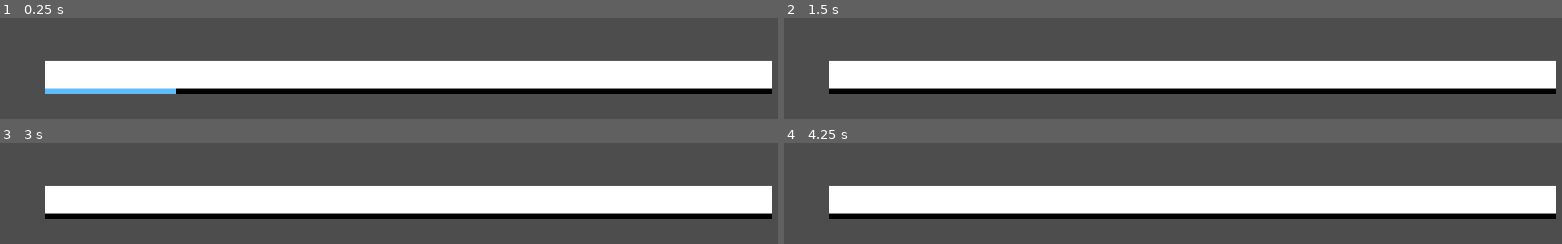
Above: before the commit, frames 1-4 (two rows, left to right).
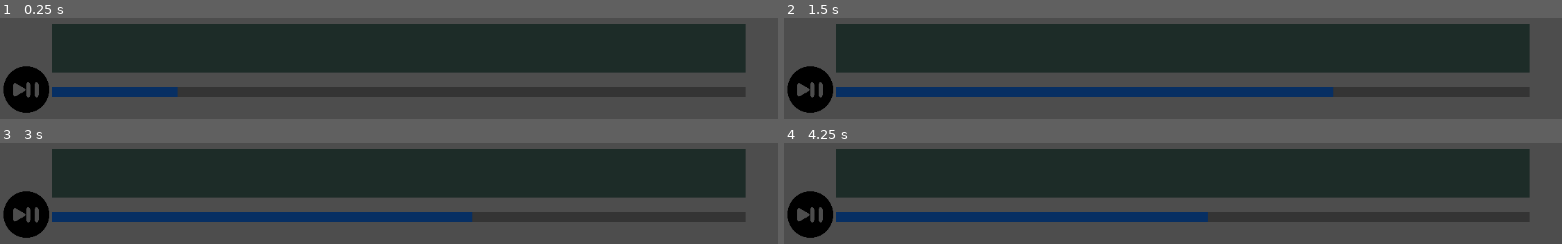
Above: after the commit, the same moments.

Repository: liddyjacob/MetroBeat
Game: Godot game, scene res://AudioTool.tscn
Two runs of this game, one before a commit and one after it. Both use one fixed random seed, a clock stepped at 60 frames per second and the inputs below. Sound files missing from this copy of the repository are replaced by a short silence.
Inputs (mouse positions are in pixels of both pictures, inside the frame that each line leads up to):
- Up to frame 1 (0.25 s): no input
- Up to frame 2 (1.5 s): click (807, 89) at 0.52 s; click (807, 89) at 1.27 s
- Up to frame 3 (3 s): click (23, 214) at 2.02 s; move the mouse to (412, 216) at 2.77 s; click (412, 216) at 2.92 s
- Up to frame 4 (4.25 s): move the mouse to (830, 215) at 3.52 s; click (830, 215) at 3.67 s

The runs differ from the first frame. In frame 1, 68% of the frame differs, in the area x 0-100%, y 5-95%; in frame 2, 68%; in frame 3, 68%; in frame 4, 68%.

Commit message:
Playback tools are working

Diff:
--- a/Audio Labeler Tool/Scripts/Boundry.gd
+++ b/Audio Labeler Tool/Area.gd
@@ -1,4 +1,4 @@
-extends CollisionShape2D
+extends Area2D
 
 
 # Called when the node enters the scene tree for the first time.
@@ -9,3 +9,8 @@
 # Called every frame. 'delta' is the elapsed time since the previous frame.
 func _process(delta):
 	pass
+
+
+func _on_input_event(viewport, event, shape_idx):
+	print("hello")
+	pass # Replace with function body.
--- a/Audio Labeler Tool/AudioTool.tscn
+++ b/Audio Labeler Tool/AudioTool.tscn
@@ -1,56 +1,34 @@
 [gd_scene load_steps=6 format=3 uid="uid://bswdt37cao7km"]
 
+[ext_resource type="Script" path="res://Scripts/AudioTool.gd" id="1_ku2tb"]
 [ext_resource type="AudioStream" uid="uid://7ee0d7qwvm17" path="res://music/JPEGMAFIA - I LAY DOWN MY LIFE FOR YOU/JPEGMAFIA - I LAY DOWN MY LIFE FOR YOU - 11 either on or off the drugs.mp3" id="1_omat1"]
-[ext_resource type="Script" path="res://Scripts/Progress.gd" id="2_4u6df"]
-[ext_resource type="Script" path="res://Progress Zone.gd" id="2_d8n4u"]
-[ext_resource type="Script" path="res://Scripts/Boundry.gd" id="3_77bms"]
+[ext_resource type="PackedScene" uid="uid://0hgyip1on0pg" path="res://play_pause.tscn" id="2_m00vf"]
+[ext_resource type="PackedScene" uid="uid://cklc8u1chvdes" path="res://progress_bar.tscn" id="2_yu2ge"]
+[ext_resource type="PackedScene" uid="uid://dfokk1io5qoar" path="res://wave_form.tscn" id="4_3acmf"]
 
-[sub_resource type="RectangleShape2D" id="RectangleShape2D_aq7p0"]
-size = Vector2(1048, 20)
+[node name="AudioTool" type="Node2D"]
+script = ExtResource("1_ku2tb")
 
-[node name="AudioTool" type="Control"]
-layout_mode = 3
-anchors_preset = 15
-anchor_right = 1.0
-anchor_bottom = 1.0
-offset_top = -1.0
-offset_bottom = -1.0
-grow_horizontal = 2
-grow_vertical = 2
+[node name="ProgressBar" parent="." instance=ExtResource("2_yu2ge")]
+offset_left = 75.0
+offset_top = 602.0
+offset_right = 1075.0
+offset_bottom = 615.0
+
+[node name="PlayPause" parent="." instance=ExtResource("2_m00vf")]
+offset_left = 5.0
+offset_top = 572.0
+offset_right = 74.0
+offset_bottom = 640.0
+
+[node name="WaveForm" parent="." instance=ExtResource("4_3acmf")]
+offset_left = 75.0
+offset_top = 511.0
+offset_right = 75.0
+offset_bottom = 511.0
 
 [node name="MusicPlayer" type="AudioStreamPlayer2D" parent="."]
 stream = ExtResource("1_omat1")
 autoplay = true
 
-[node name="Progress Zone" type="Area2D" parent="MusicPlayer"]
-script = ExtResource("2_d8n4u")
-
-[node name="ProgressBackground" type="ColorRect" parent="MusicPlayer/Progress Zone"]
-offset_left = 65.0
-offset_top = 604.0
-offset_right = 1113.0
-offset_bottom = 613.0
-color = Color(0, 0, 0, 1)
-
-[node name="Progress" type="ColorRect" parent="MusicPlayer/Progress Zone"]
-offset_left = 65.0
-offset_top = 604.0
-offset_right = 65.0
-offset_bottom = 613.0
-color = Color(0.384314, 0.733333, 1, 1)
-script = ExtResource("2_4u6df")
-
-[node name="Boundry" type="CollisionShape2D" parent="MusicPlayer/Progress Zone"]
-position = Vector2(589, 609)
-shape = SubResource("RectangleShape2D_aq7p0")
-script = ExtResource("3_77bms")
-
-[node name="WaveForm" type="ColorRect" parent="MusicPlayer"]
-offset_left = 65.0
-offset_top = 565.0
-offset_right = 1113.0
-offset_bottom = 605.0
-
-[connection signal="input_event" from="MusicPlayer/Progress Zone" to="MusicPlayer/Progress Zone" method="_on_input_event"]
-[connection signal="gui_input" from="MusicPlayer/Progress Zone/ProgressBackground" to="MusicPlayer/Progress Zone/Progress" method="_on_progress_background_gui_input"]
-[connection signal="gui_input" from="MusicPlayer/Progress Zone/Progress" to="MusicPlayer/Progress Zone/Progress" method="_on_gui_input"]
+[connection signal="finished" from="MusicPlayer" to="." method="_on_music_player_finished"]
--- /dev/null
+++ b/Audio Labeler Tool/Scripts/AudioTool.gd
@@ -0,0 +1,35 @@
+extends Node2D
+
+var playback_position = 0
+var rel_position = 0
+@onready
+var audio_stream = get_node("MusicPlayer")
+
+# Set playback position, and seek if active
+func set_playback_to(rel_position):
+	playback_position = rel_position * audio_stream.stream.get_length()
+	if audio_stream.has_stream_playback():
+		audio_stream.seek(playback_position)
+
+func toggle_playback():
+	if audio_stream.has_stream_playback():
+		playback_position = audio_stream.get_playback_position()
+		audio_stream.stop()
+	else:
+		audio_stream.play(playback_position)
+
+# Called when the node enters the scene tree for the first time.
+func _ready():
+	pass # Replace with function body.
+
+
+# Called every frame. 'delta' is the elapsed time since the previous frame.
+func _process(delta):
+	if audio_stream.has_stream_playback():
+		playback_position = audio_stream.get_playback_position()
+	rel_position = playback_position / audio_stream.stream.get_length()
+	pass
+
+
+func _on_music_player_finished():
+	playback_position = 0
--- a/Audio Labeler Tool/Scripts/CollisionShape2D.gd
+++ /dev/null
@@ -1,11 +0,0 @@
-extends CollisionShape2D
-
-
-# Called when the node enters the scene tree for the first time.
-func _ready():
-	pass # Replace with function body.
-
-
-# Called every frame. 'delta' is the elapsed time since the previous frame.
-func _process(delta):
-	pass
--- a/Audio Labeler Tool/Progress Zone.gd
+++ b/Audio Labeler Tool/Scripts/PlayPause.gd
@@ -1,5 +1,6 @@
-extends Area2D
+extends Control
 
+var continue_from = 0
 
 # Called when the node enters the scene tree for the first time.
 func _ready():
@@ -11,7 +12,8 @@
 	pass
 
 
-func _on_input_event(viewport, event, shape_idx):
+func _on_texture_button_gui_input(event):
 	if event is InputEventMouseButton and event.pressed:
-	# Handle the selection of this matrix tile
-		print("Button pressed")
+		# Get audio player
+		var audio_tool = get_node("/root/AudioTool")
+		audio_tool.toggle_playback()
--- a/Audio Labeler Tool/Scripts/Progress.gd
+++ b/Audio Labeler Tool/Scripts/Progress.gd
@@ -8,6 +8,6 @@
 
 # Called every frame. 'delta' is the elapsed time since the previous frame.
 func _process(delta):
-	var music_player = get_parent().get_parent()
-	var playback_position = music_player.get_playback_position() / music_player.stream.get_length()
-	size.x = playback_position * get_parent().get_child(0).size.x
+	var audio_tool = get_node("/root/AudioTool")
+
+	size.x = audio_tool.rel_position * get_parent().size.x
--- a/Audio Labeler Tool/Scripts/ProgressClicker.gd
+++ /dev/null
@@ -1,11 +0,0 @@
-extends CollisionShape2D
-
-
-# Called when the node enters the scene tree for the first time.
-func _ready():
-	pass # Replace with function body.
-
-
-# Called every frame. 'delta' is the elapsed time since the previous frame.
-func _process(delta):
-	pass
--- /dev/null
+++ b/Audio Labeler Tool/Scripts/progress_bar.gd
@@ -0,0 +1,36 @@
+extends Control
+
+
+# Called when the node enters the scene tree for the first time.
+func _ready():
+	pass # Replace with function body.
+
+
+# Called every frame. 'delta' is the elapsed time since the previous frame.
+func _process(delta):
+	pass
+
+
+func gui_input(event):
+	# If selected, we may need to move the audio around
+	if event is InputEventMouseButton and event.pressed:
+		# Get the audio tool
+		var audio_tool = get_node("/root/AudioTool")
+		var audioStream = get_node("/root/AudioTool/MusicPlayer")
+
+		audio_tool.set_playback_to(event.position[0]/1000)
+
+		var rel_position = event.position[0]/1000
+		var seconds = rel_position * audioStream.stream.get_length()
+		audioStream.seek(seconds)
+
+
+	#
+
+func _on_progress_gui_input(event):
+	gui_input(event)
+	pass # Replace with function body.
+
+
+func _on_background_gui_input(event):
+	gui_input(event)
--- /dev/null
+++ b/Audio Labeler Tool/play_pause.tscn
@@ -0,0 +1,21 @@
+[gd_scene load_steps=3 format=3 uid="uid://0hgyip1on0pg"]
+
+[ext_resource type="Script" path="res://Scripts/PlayPause.gd" id="1_tu4yi"]
+[ext_resource type="Texture2D" uid="uid://dat6rvg6red7d" path="res://Textures/pause-play-button.png" id="2_04a51"]
+
+[node name="PlayPause" type="Control"]
+layout_mode = 3
+anchors_preset = 0
+offset_right = 198.0
+offset_bottom = 194.0
+script = ExtResource("1_tu4yi")
+
+[node name="TextureButton" type="TextureButton" parent="."]
+layout_mode = 0
+offset_right = 66.0
+offset_bottom = 67.0
+texture_normal = ExtResource("2_04a51")
+ignore_texture_size = true
+stretch_mode = 0
+
+[connection signal="gui_input" from="TextureButton" to="." method="_on_texture_button_gui_input"]
--- /dev/null
+++ b/Audio Labeler Tool/progress_bar.tscn
@@ -0,0 +1,27 @@
+[gd_scene load_steps=3 format=3 uid="uid://cklc8u1chvdes"]
+
+[ext_resource type="Script" path="res://Scripts/progress_bar.gd" id="1_6o1ey"]
+[ext_resource type="Script" path="res://Scripts/Progress.gd" id="2_muoyf"]
+
+[node name="ProgressBar" type="Control"]
+layout_mode = 3
+anchors_preset = 0
+offset_right = 1000.0
+offset_bottom = 14.0
+script = ExtResource("1_6o1ey")
+
+[node name="Background" type="ColorRect" parent="."]
+layout_mode = 0
+offset_right = 1000.0
+offset_bottom = 14.0
+color = Color(0.205117, 0.205117, 0.205117, 1)
+
+[node name="Progress" type="ColorRect" parent="."]
+layout_mode = 0
+offset_right = 40.0
+offset_bottom = 14.0
+color = Color(0.027451, 0.184314, 0.388235, 1)
+script = ExtResource("2_muoyf")
+
+[connection signal="gui_input" from="Background" to="." method="_on_background_gui_input"]
+[connection signal="gui_input" from="Progress" to="." method="_on_progress_gui_input"]
--- /dev/null
+++ b/Audio Labeler Tool/wave_form.tscn
@@ -0,0 +1,15 @@
+[gd_scene format=3 uid="uid://dfokk1io5qoar"]
+
+[node name="WaveForm" type="Control"]
+layout_mode = 3
+anchors_preset = 15
+anchor_right = 1.0
+anchor_bottom = 1.0
+grow_horizontal = 2
+grow_vertical = 2
+
+[node name="Background" type="ColorRect" parent="."]
+layout_mode = 0
+offset_right = 1000.0
+offset_bottom = 70.0
+color = Color(0.113725, 0.172549, 0.156863, 1)
Binary file added: Audio Labeler Tool/Textures/pause-play-button.png
Not shown, added: Audio Labeler Tool/Textures/pause-play-button.png.import
